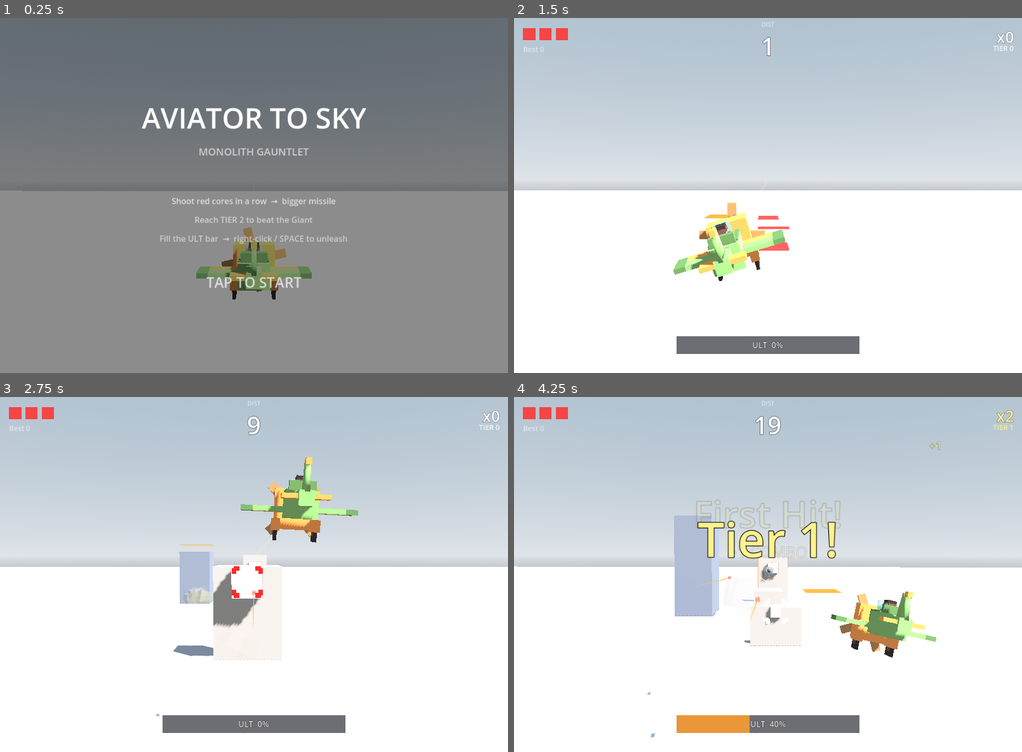
Above: before the commit, frames 1-4 (two rows, left to right).
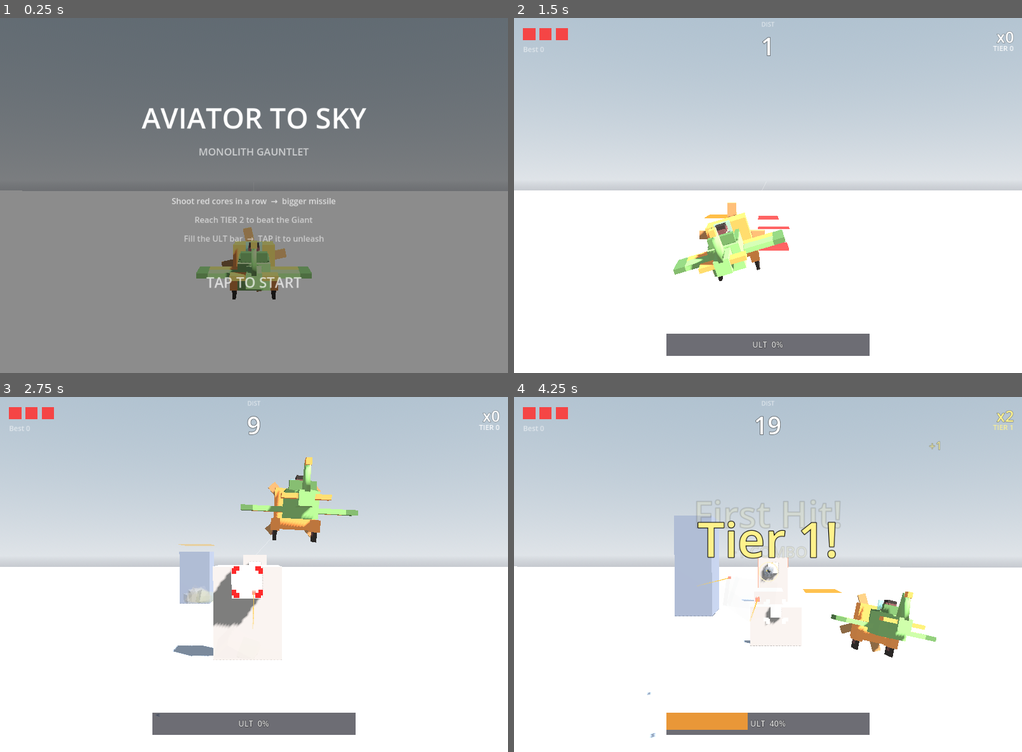
Above: after the commit, the same moments.

Repository: weathermanho/supercent
Game: Godot game, scene res://scenes/Main.tscn
The game is run twice, just before and just after one commit, with the same random seed, the same clock (stepped at 60 frames per second) and the same inputs.
Inputs (mouse positions are in pixels of both pictures, inside the frame that each line leads up to):
- Up to frame 1 (0.25 s): no input
- Up to frame 2 (1.5 s): tap Enter at 0.5, 1.25 s; move the mouse to (879, 177) at 0.52 s; hold Space (fire_ult) 0.53-1.25 s; click (879, 177) at 0.67 s; drag from (666, 213) to (742, 266) at 1.27 s
- Up to frame 3 (2.75 s): move the mouse to (304, 496) at 2.02 s; hold Space (fire_ult) from 2.03 s (still down); click (304, 496) at 2.17 s
- Up to frame 4 (4.25 s): release Space (fire_ult) at 2.75 s; drag from (742, 645) to (615, 521) at 2.77 s; move the mouse to (920, 627) at 3.52 s; hold Right mouse button (fire_missle) from 3.53 s (still down); click (920, 627) at 3.67 s; tap Space (fire_ult) at 3.8 s

The runs differ from the first frame. In frame 1, 0.3% of the frame differs, in the area x 31-69%, y 61-64%; in frame 2, 0.7%; in frame 3, 0.7%; in frame 4, 0.9%, in the area x 30-70%, y 88-96%.

Commit message:
feat(mobile): ULT 게이지 바 탭으로 발동 (모바일엔 SPACE/우클릭 없음)
- _hud_ult_bg mouse_filter STOP + gui_input → _on_ult_bar_input.
- 탭/터치 시 게이지 가득이면 _fire_ultimate, accept_event로 소비
  (미사일 발사로 안 샘).
- 탭 타겟 확대 (400x44, 하단 중앙).
- ready 라벨 "★ ULT READY — TAP HERE ★", 타이틀 가이드도 "TAP it".
- SPACE/우클릭(데스크탑)도 그대로 유지.

Co-Authored-By: Claude Opus 4.7 <noreply@anthropic.com>

Diff:
--- a/godot_project/scripts/Main.gd
+++ b/godot_project/scripts/Main.gd
@@ -1324,7 +1324,7 @@
 			var pulse: float = 0.6 + 0.4 * absf(sin(Time.get_ticks_msec() * 0.005))
 			_hud_ult_bar.color = Color(1.0, 0.88, 0.28, pulse)
 			if _hud_ult_label != null:
-				_hud_ult_label.text = "ULT READY!  (right-click / SPACE)"
+				_hud_ult_label.text = "★ ULT READY — TAP HERE ★"
 				_hud_ult_label.add_theme_color_override("font_color", Color(1, 1, 1, pulse))
 		else:
 			_hud_ult_bar.color = Color(1.0, 0.62, 0.18, 0.85)
@@ -1382,7 +1382,7 @@
 	vbox.add_child(guide)
 	var guide2 := _make_centered_label("Reach TIER 2 to beat the Giant", 16, Color(1, 1, 1, 0.6))
 	vbox.add_child(guide2)
-	var guide3 := _make_centered_label("Fill the ULT bar  →  right-click / SPACE to unleash", 16, Color(1, 1, 1, 0.55))
+	var guide3 := _make_centered_label("Fill the ULT bar  →  TAP it to unleash", 16, Color(1, 1, 1, 0.55))
 	vbox.add_child(guide3)
 
 	var spacer2 := Control.new()
@@ -1533,14 +1533,17 @@
 	hud.add_child(_hud_best)
 
 	# Bottom-centre: ULTIMATE gauge — a slim warm bar that fills with action,
-	# pulses when ready, and tells the player "right-click / SPACE to unleash".
+	# pulses when ready. TAP IT (mobile) or press SPACE / right-click (desktop)
+	# to unleash. mouse_filter = STOP so a tap on the bar is caught here and
+	# doesn't also fire a missile. A generous tap target (taller than the bar).
 	_hud_ult_bg = ColorRect.new()
 	_hud_ult_bg.color = Color(0.12, 0.12, 0.16, 0.65)
 	_hud_ult_bg.anchor_left = 0.5; _hud_ult_bg.anchor_right = 0.5
 	_hud_ult_bg.anchor_top = 1.0; _hud_ult_bg.anchor_bottom = 1.0
-	_hud_ult_bg.offset_left = -180.0; _hud_ult_bg.offset_right = 180.0
-	_hud_ult_bg.offset_top = -72.0; _hud_ult_bg.offset_bottom = -38.0
-	_hud_ult_bg.mouse_filter = Control.MOUSE_FILTER_IGNORE
+	_hud_ult_bg.offset_left = -200.0; _hud_ult_bg.offset_right = 200.0
+	_hud_ult_bg.offset_top = -78.0; _hud_ult_bg.offset_bottom = -34.0
+	_hud_ult_bg.mouse_filter = Control.MOUSE_FILTER_STOP
+	_hud_ult_bg.gui_input.connect(_on_ult_bar_input)
 	hud.add_child(_hud_ult_bg)
 
 	_hud_ult_bar = ColorRect.new()
@@ -1711,6 +1714,17 @@
 		if not _seen_ult_ready:
 			_seen_ult_ready = true
 			_show_moment("ULT READY!", Color(1.0, 0.88, 0.28), 64, "right-click / SPACE")
+
+
+## Tap/click on the ULT gauge bar — fires the ultimate when it's full (mobile
+## has no SPACE / right-click). Only consumes the tap when actually firing.
+func _on_ult_bar_input(event: InputEvent) -> void:
+	var pressed: bool = (event is InputEventScreenTouch and event.pressed) \
+		or (event is InputEventMouseButton and event.pressed)
+	if pressed and GameConfig.status == GameConfig.STATUS_PLAYING \
+	and GameConfig.ultimate_gauge >= GameConfig.ultimate_gauge_max:
+		_fire_ultimate()
+		_hud_ult_bg.accept_event()
 
 
 ## Spend the full ultimate gauge to detonate every visible breakable pillar in
